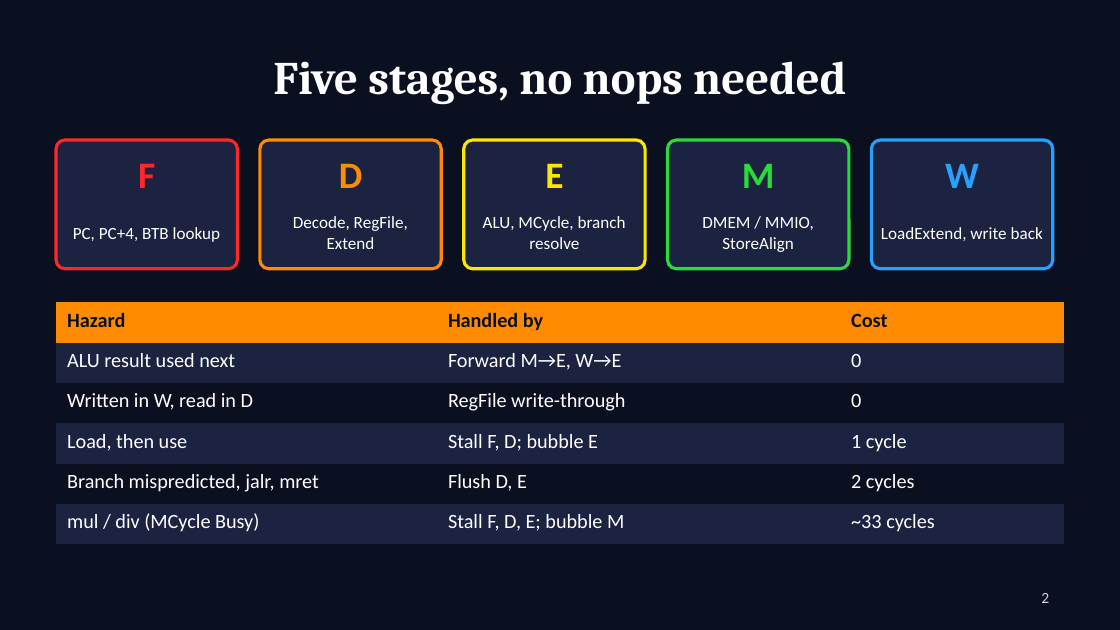
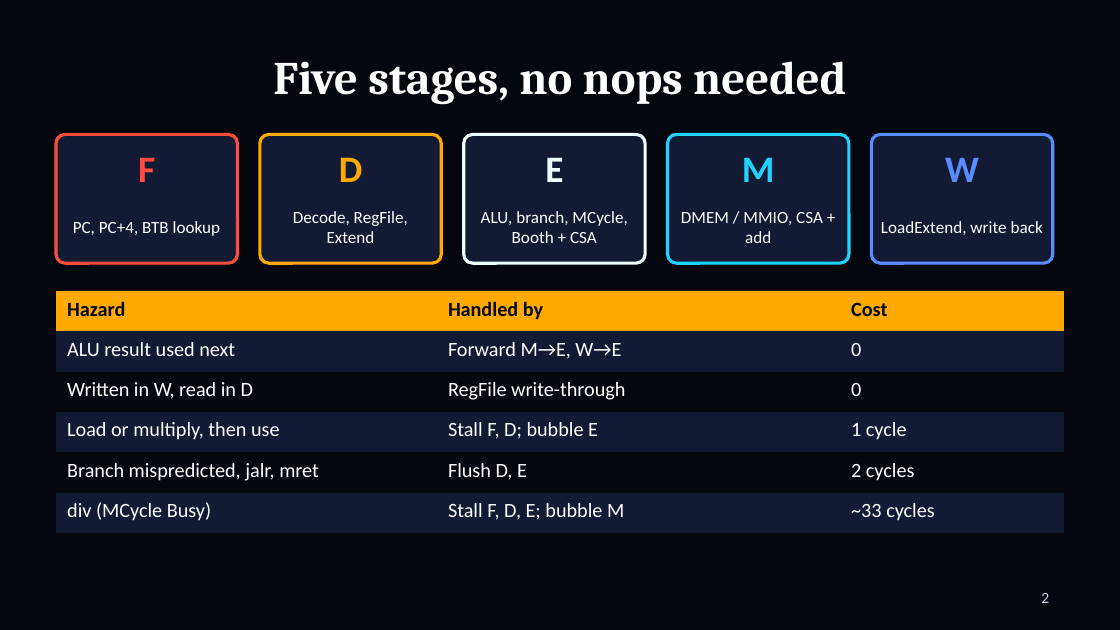
Before and after one commit to shira421/cg3207_labs, a slide deck: slide 2 of lab_assignments/as4/Lab4_Slides.pptx. Drawn at 1120x630 pixels with LibreOffice and Linux fonts; fonts in the diff are those of the drawing. Boxes give left, top, right and bottom in pixels: in the first picture for what was removed or moved away, otherwise in the second. Text is boxed around its words. In the diff, an @@ line names an element or a change of style, - is before the commit and + after.

```diff
--- a/lab_assignments/as4/Lab4_Slides.pptx
+++ b/lab_assignments/as4/Lab4_Slides.pptx
@@ background #0B1020 to #05070F @@
@@ text "F" at bbox=[138, 157, 155, 182]: text colour #FF2828 to #FF4D3D @@
@@ rounded rectangle at bbox=[56, 134, 237, 263]: fill #1B2340 to #131A33; outline #FF2828 2 pt to #FF4D3D 2 pt @@
@@ text "D" at bbox=[339, 157, 363, 182]: text colour #FF8C00 to #FFAA00 @@
@@ rounded rectangle at bbox=[260, 134, 441, 263]: fill #1B2340 to #131A33; outline #FF8C00 2 pt to #FFAA00 2 pt @@
@@ text "E" at bbox=[545, 157, 563, 182]: text colour #FFE600 to #EDFFFF @@
@@ rounded rectangle at bbox=[464, 134, 645, 263]: fill #1B2340 to #131A33; outline #FFE600 2 pt to #EDFFFF 2 pt @@
@@ text "M" at bbox=[742, 157, 775, 182]: text colour #28DC3C to #20D4FF @@
@@ rounded rectangle at bbox=[668, 134, 849, 263]: fill #1B2340 to #131A33; outline #28DC3C 2 pt to #20D4FF 2 pt @@
@@ 5 rounded rectangles, 3 texts: place and size @@
-5 rounded rectangles, 3 texts at bbox=[56, 140, 1053, 269]
+5 rounded rectangles, 3 texts at bbox=[56, 134, 1053, 263]
@@ text "W" at bbox=[945, 157, 979, 182]: text colour #28A0FF to #5B8CFF @@
@@ rounded rectangle at bbox=[871, 134, 1053, 263]: fill #1B2340 to #131A33; outline #28A0FF 2 pt to #5B8CFF 2 pt @@
@@ text at bbox=[481, 211, 627, 243]: text changed @@
-ALU, MCycle, branch resolve
+ALU, branch, MCycle, Booth + CSA
@@ text at bbox=[681, 212, 823, 243]: text changed @@
-DMEM / MMIO, StoreAlign
+DMEM / MMIO, CSA + add
@@ table at bbox=[56, 291, 1064, 525] @@
-row 4, column 1: Load, then use
+row 4, column 1: Load or multiply, then use
-row 6, column 1: mul / div (MCycle Busy)
+row 6, column 1: div (MCycle Busy)
@@ fill #FF8C00 to #FFAA00 in row 1 @@
@@ fill #1B2340 to #131A33 in 9 cells @@
@@ fill #0B1020 to #05070F in 6 cells @@
@@ text colour #0B1020 to #05070F in "Hazard", "Handled by", "Cost" @@
@@ table: place and size @@
-table at bbox=[56, 302, 1064, 536]
+table at bbox=[56, 291, 1064, 525]
```
Also in this commit, not shown: 3 other slides changed, 2 slides added, 1 slide removed, 32 other files.
